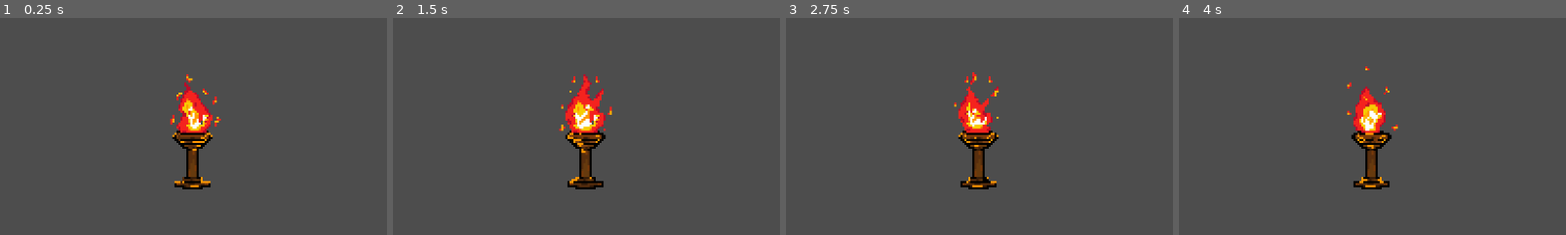
Above: before the commit, frames 1-4 (left to right).
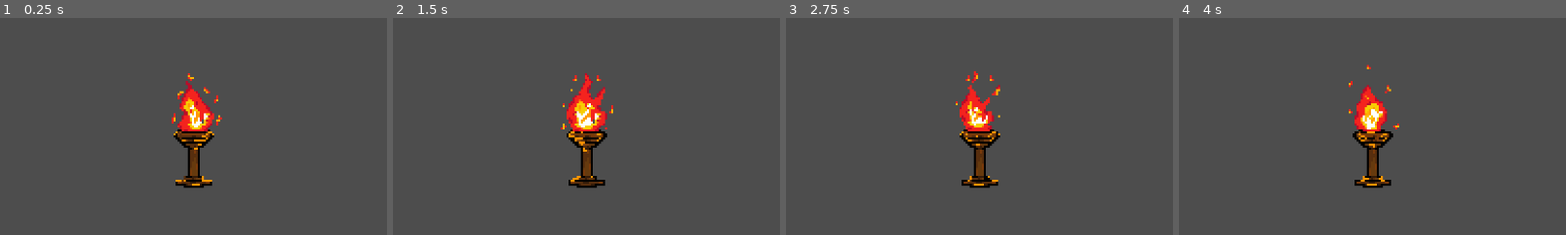
Above: after the commit, the same moments.

Repository: jingxin-anze/light-jump
Game: Godot game, scene res://Module/TestScene/TestScenc.tscn
Same seed, same stepped clock (60 frames per second), same inputs: the game is played once before the commit and once after it. This scene is started directly instead of the project's main scene.
Inputs:
- Up to frame 1 (0.25 s): no input
- Up to frame 2 (1.5 s): hold D (move_right) from 0.53 s (still down); tap K (jump) at 0.77 s
- Up to frame 3 (2.75 s): tap K (jump) at 1.52 s; release D (move_right) at 2.03 s; hold A (move_left) from 2.03 s (still down)
- Up to frame 4 (4 s): release A (move_left) at 2.78 s; hold D (move_right) from 2.78 s (still down); tap K (jump) at 3.02, 3.77 s
The pictures show only the part of the screen within x 24-74%, y 28-78%; the shares and areas given below are measured in that part.

The runs differ from the first frame. In frame 1, 2.4% of the frame differs, in the area x 43-58%, y 25-80%; in frame 2, 2.4%, in the area x 42-57%, y 25-80%; in frame 3, 2.2%; in frame 4, 2.1%.

Commit message:
lgx
移动了一下位置

Diff:
--- a/Module/TestScene/TestScenc.tscn
+++ b/Module/TestScene/TestScenc.tscn
@@ -48,7 +48,7 @@
 [node name="TestScenc" type="Node2D"]
 
 [node name="AnimatedSprite2D" type="AnimatedSprite2D" parent="."]
-position = Vector2(566, 341)
+position = Vector2(568, 339)
 scale = Vector2(3, 3)
 sprite_frames = SubResource("SpriteFrames_qtlui")
 autoplay = "default"
